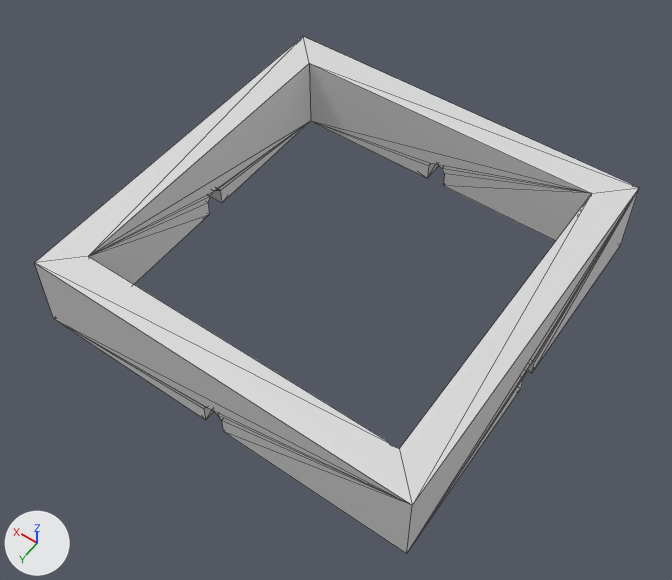
A saved change to the glTF model Demo/models/City01.glb.
Before and after are seen from a 50 mm camera at (-1.95, 2.83, 4.31) aimed at (-0.06, 0.18, 0.15). The axes (+X, +Y, +Z) are drawn at lower left. The lights are the same throughout. Mesh edges are drawn as thin lines. Vertices at the same position are counted once.

Script lines for the objects in view, before the commit:
```python
me_city = bpy.data.meshes.new('City')
me_city.from_pydata(...)  # 72 vertices, 144 faces; spans x -1.2..1.2, y -1.2..1.2, z 0.0..0.5
me_city.materials.append(mat_material)  # picture img_pal
ob_city = bpy.data.objects.new('City', me_city)
ob_city.location = (0.0, 0.0, 0.0)
```
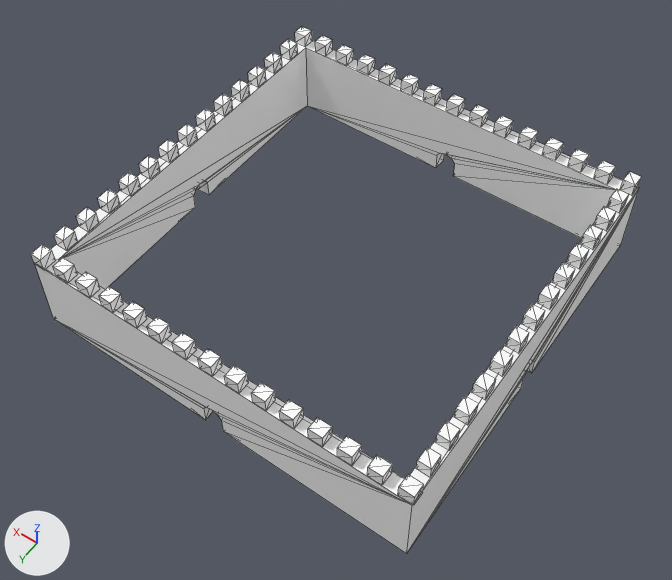
Pixel boxes [x1, y1, x2, y2] of what changed, in the pictures (672 x 580 px):
'City', reshaped
    before: [35, 37, 639, 553]
    after: [31, 27, 641, 553]
part 1 of me_city, built on
    after: [31, 27, 641, 505]
part 2 of me_city, surface changed
    before: [35, 37, 639, 553]
    after: [35, 41, 639, 553]

Diff of the bpy script that builds the scene:
```diff
--- a/Demo/models/City01.glb.py
+++ b/Demo/models/City01.glb.py
@@ me_city @@
 # used by ob_city; location = (0.0, 0.0, 0.0)
-me_city.from_pydata(...)  # 72 vertices, 144 faces; spans x -1.2..1.2, y -1.2..1.2, z 0.0..0.5
+me_city.from_pydata(...)  # 520 vertices, 704 faces; spans x -1.2..1.2, y -1.2..1.2, z 0.0..0.58
+# me_city part 1: 36 vertices moved from x -1.0..1.0, y -1.0..1.0, z 0.0..0.5 to x -1.11..1.11, y -1.11..1.11, z 0.0..0.5; 448 vertices added at x -1.19..1.19, y -1.19..1.19, z 0.5..0.58
+# me_city part 2: 144 kept faces spanning x -1.2..1.2, y -1.2..1.2, z 0.0..0.5 get new texture (UV) coordinates
 me_city.materials.append(mat_material)
```
